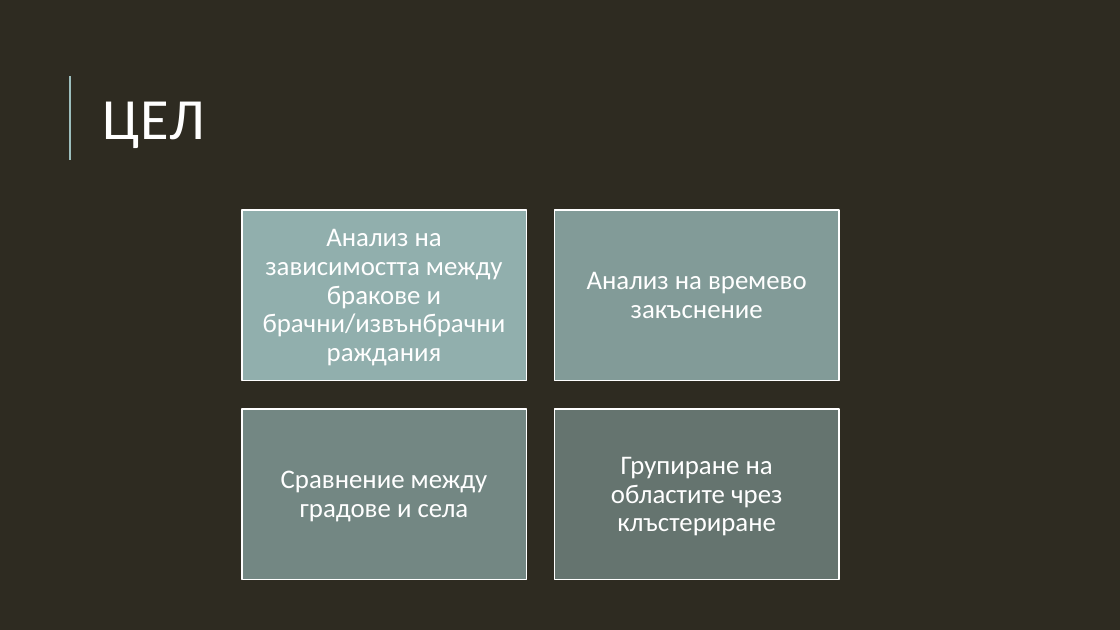
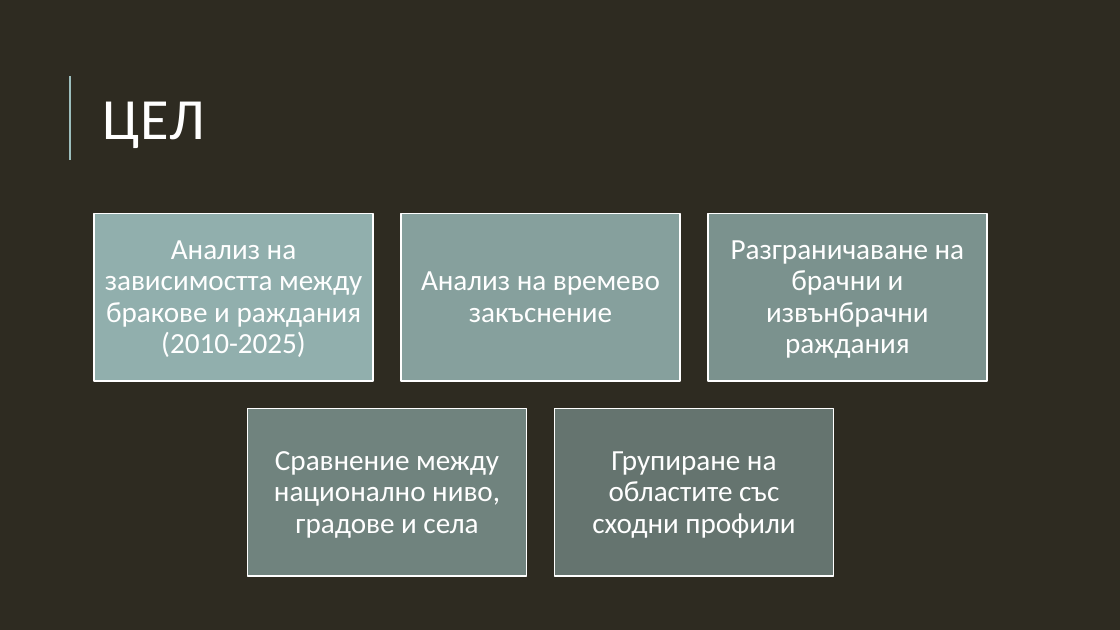
Before and after one commit to sarabadjieva/MITM322_DataMining, a slide deck: slide 5 of Анализ.pptx (slide 4 before the commit). Drawn at 1120x630 pixels with LibreOffice and Linux fonts; fonts in the diff are those of the drawing. Boxes give left, top, right and bottom in pixels: in the first picture for what was removed or moved away, otherwise in the second. Text is boxed around its words. In the diff, an @@ line names an element or a change of style, - is before the commit and + after.

```diff
--- a/Анализ.pptx
+++ b/Анализ.pptx
@@ rectangle: place and size @@
-rectangle at box(242, 210, 526, 381)
+rectangle at box(94, 213, 373, 381)
@@ text "Анализ на времево закъснение": place and size @@
-text "Анализ на времево закъснение" at box(587, 272, 807, 318)
+text "Анализ на времево закъснение" at box(421, 271, 660, 322)
@@ text "Анализ на времево закъснение" at box(421, 271, 660, 322): size 23 to 25 pt @@
@@ rectangle added at box(401, 213, 680, 381), fill #9CBEBD at 80% opacity, outline #FFFFFF 1.25 pt @@
@@ rectangle: place and size @@
-rectangle at box(555, 210, 839, 381)
+rectangle at box(708, 213, 987, 381)
@@ rectangle at box(708, 213, 987, 381): fill #9CBEBD at 77% opacity to #9CBEBD at 70% opacity @@
@@ text at box(105, 240, 362, 357): text changed; size 23 to 25 pt @@
-Анализ на зависимостта между бракове и брачни/извънбрачни раждания
+Анализ на зависимостта между бракове и раждания (2010-2025)
@@ text added at box(731, 240, 965, 358), 25 pt, text #FFFFFF @@
+Разграничаване на брачни и извънбрачни раждания
@@ rectangle: place and size @@
-rectangle at box(242, 409, 526, 580)
+rectangle at box(248, 409, 527, 576)
@@ rectangle at box(248, 409, 527, 576): fill #9CBEBD at 63% opacity to #9CBEBD at 60% opacity @@
@@ rectangle: place and size @@
-rectangle at box(555, 409, 839, 580)
+rectangle at box(555, 409, 833, 576)
@@ text at box(274, 451, 500, 538): text changed; size 23 to 25 pt @@
-Сравнение между градове и села
+Сравнение между национално ниво, градове и села
@@ text at box(592, 451, 795, 538): text changed; size 23 to 25 pt @@
-Групиране на областите чрез клъстериране
+Групиране на областите със сходни профили
```
Also in this commit, not shown: 17 other slides changed, 3 slides added, 2 slides removed, 24 other files.
